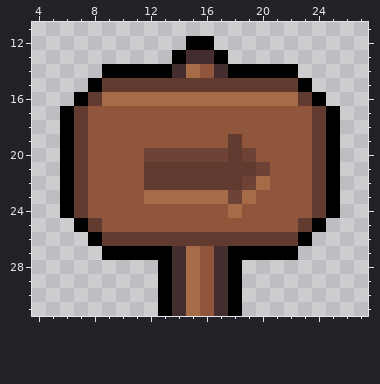
One commit to this pixel-art sprite: treeoflife/sprites/sSignpost/layers/92d9cb18-d8b5-4707-9d6f-aa86bc0641a7/877ab8d4-b24f-44d5-b86d-f888b9de5ba5.png. That is the earlier state.
The file is 32x32 pixels. Shown: x 4..27, y 11..31.
After the commit:
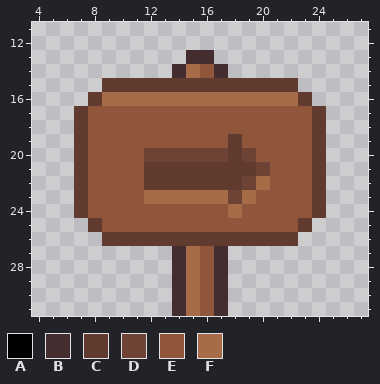
Palette (. is transparent): A #000000  B #442d2f  C #613a30  D #6e4234  E #8f563b  F #a66b47
The exact change:
Colour A is gone in row 12 at x 15 to 16; in row 13 at x 14 and 17; in row 14 at x 9 to 13 and 18 to 22; in row 15 at x 8 and 23; in row 16 at x 7 and 24; in rows 17 to 24 at x 6 and 25.
Colour A is gone in row 25 at x 7 and 24; in row 26 at x 8 and 23; in row 27 at x 9 to 13 and 18 to 22; in rows 28 to 31 at x 13 and 18.
Pixel boxes of the changes (left, top, right, bottom) in both pictures:
erased: (60, 36, 340, 316)
